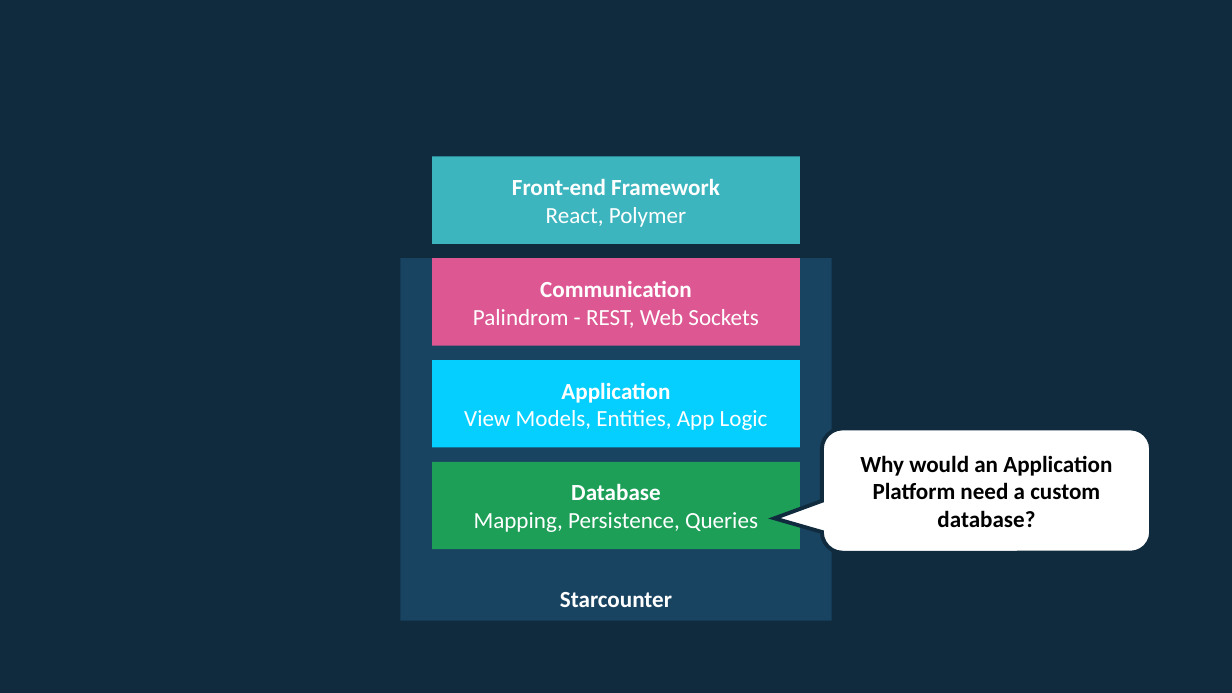
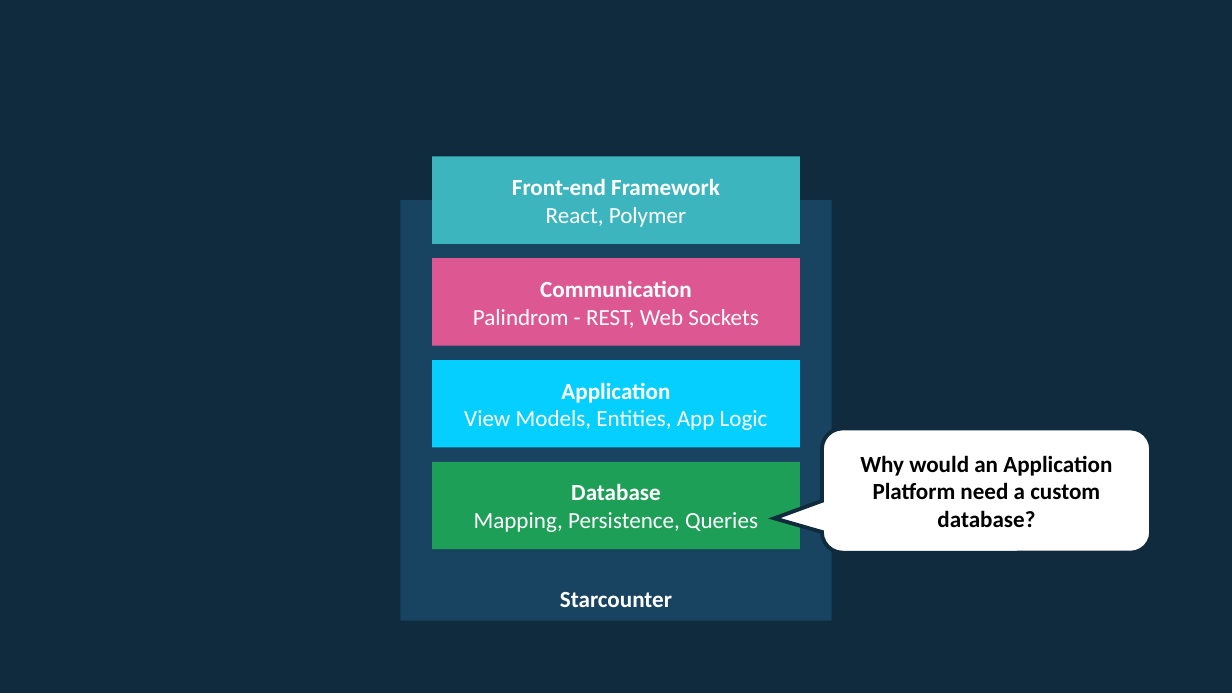
Before and after one commit to rogeralsing/Presentations, a slide deck: slide 5 of Starcounter/usa.pptx. Drawn at 1232x693 pixels with LibreOffice and Linux fonts; fonts in the diff are those of the drawing. Boxes give left, top, right and bottom in pixels: in the first picture for what was removed or moved away, otherwise in the second. Text is boxed around its words. In the diff, an @@ line names an element or a change of style, - is before the commit and + after.

```diff
--- a/Starcounter/usa.pptx
+++ b/Starcounter/usa.pptx
@@ rectangle "Starcounter": place and size @@
-rectangle "Starcounter" at box(400, 259, 832, 621)
+rectangle "Starcounter" at box(400, 201, 832, 621)
```
Also in this commit, not shown: 9 other slides changed, 2 slides added.
